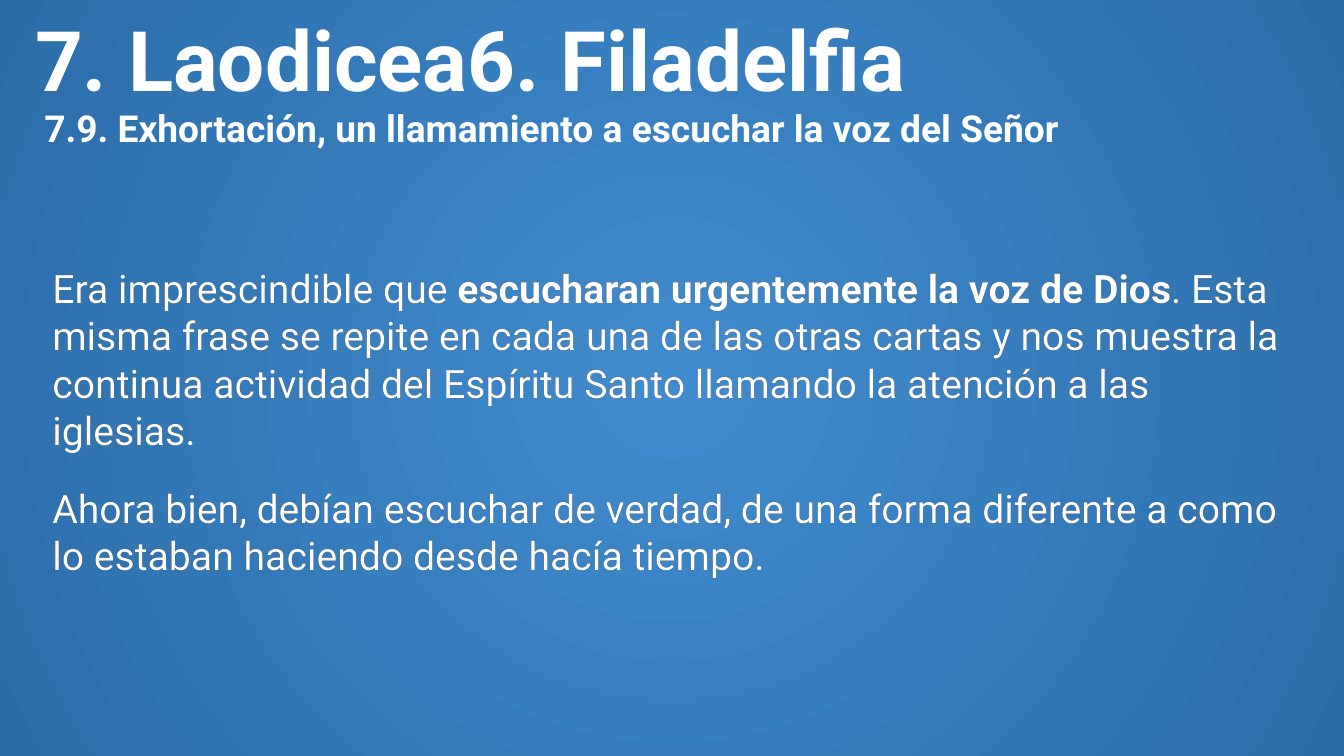
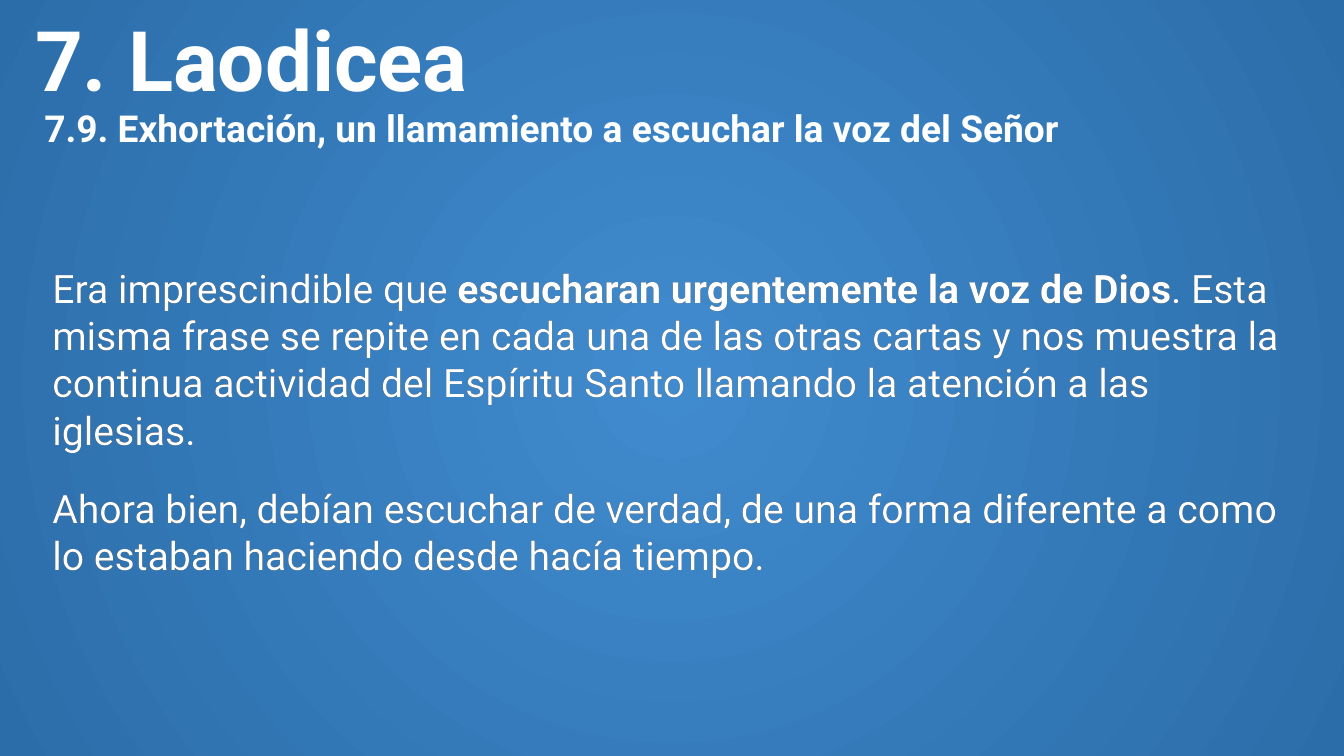
Before and after one commit to CreyTuning/documents, a slide deck: slide 72 of slideshow/Apocalipsis/3. Capitulo 2-3.pptm. Drawn at 1344x756 pixels with LibreOffice and Linux fonts; fonts in the diff are those of the drawing. Boxes give left, top, right and bottom in pixels: in the first picture for what was removed or moved away, otherwise in the second. Text is boxed around its words. In the diff, an @@ line names an element or a change of style, - is before the commit and + after.

```diff
--- a/slideshow/Apocalipsis/3. Capitulo 2-3.pptm
+++ b/slideshow/Apocalipsis/3. Capitulo 2-3.pptm
@@ title at box(35, 28, 1058, 149): text changed @@
-7. Laodicea6. Filadelfia
-7.9. Exhortación, un llamamiento a escuchar la voz del Señor
+7. Laodicea
+7.9. Exhortación, un llamamiento a escuchar la voz del Señor
```
Also in this commit, not shown: 2 other slides changed, 2 other files.
